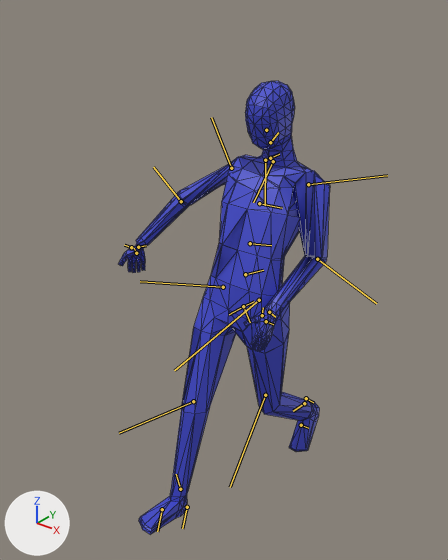
A saved change to the FBX model DirectX/Resources/Fbx/player/player.fbx.
One viewpoint serves both versions: a camera (50 mm lens) standing at (1.43, -1.88, 2.09) and looking at (-0.11, 0.05, 0.89). Every picture has the same lights, and +X, +Y and +Z are marked at lower left. Both versions are drawn at frame 15 of the action 'metarig|Fear'; the numbers are the values there. The bones that bend it are drawn over the model as lines. Mesh edges are drawn as thin lines.

Objects in the first picture: 'BaseHuman'.
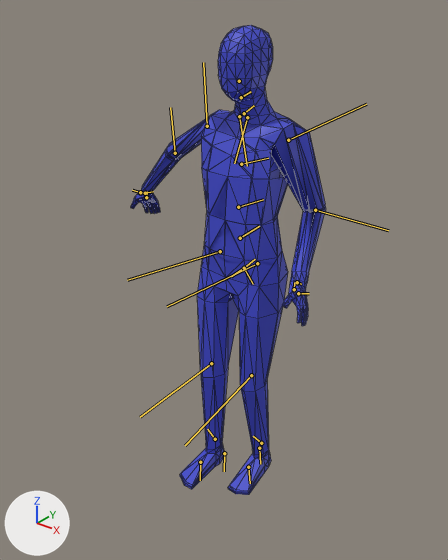
Location of each change, (x1, y1, x2, y2) in pixels of the pictures (448 x 560 px):
'BaseHuman', posed (8% narrower): before (119, 81, 330, 534); after (131, 25, 326, 495)
bone 'spine', root to tip: before (243, 306) to (254, 301); after (244, 268) to (255, 259)
bone 'spine.005', root to tip: before (270, 142) to (278, 132); after (241, 97) to (251, 91)
bone 'upper_arm.L', root to tip: before (308, 184) to (387, 175); after (288, 140) to (366, 104)
bone 'upper_arm.R', root to tip: before (231, 168) to (211, 117); after (207, 126) to (203, 62)
bone 'thigh.L', root to tip: before (259, 300) to (174, 370); after (257, 263) to (167, 306)
bone 'shin.L', root to tip: before (265, 395) to (230, 487); after (251, 375) to (185, 445)

What the commit changed:
Bone 'spine' (bone_spine) moves from (0.0, -0.054, -0.209) to (0.0, -0.008, -0.029).
Bone 'spine' (bone_spine) turns from (-19, 0, 0) to (-3, 0, 0) degrees about its own x, y and z.
Bone 'spine.005' (bone_spine_005) turns from (38, 0, 0) to (5, 0, 0) degrees about its own x, y and z.
Bone 'upper_arm.L' (bone_upper_arm_l) turns from (74, 11, 94) to (68, 37, 90) degrees about its own x, y and z.
Bone 'upper_arm.R' (bone_upper_arm_r) turns from (47, 11, -70) to (31, -14, -69) degrees about its own x, y and z.
Bone 'thigh.L' (bone_thigh_l) turns from (31, 0, 0) to (4, 0, 0) degrees about its own x, y and z.
Bone 'shin.L' (bone_shin_l) turns from (36, 0, 0) to (5, 0, 0) degrees about its own x, y and z.
